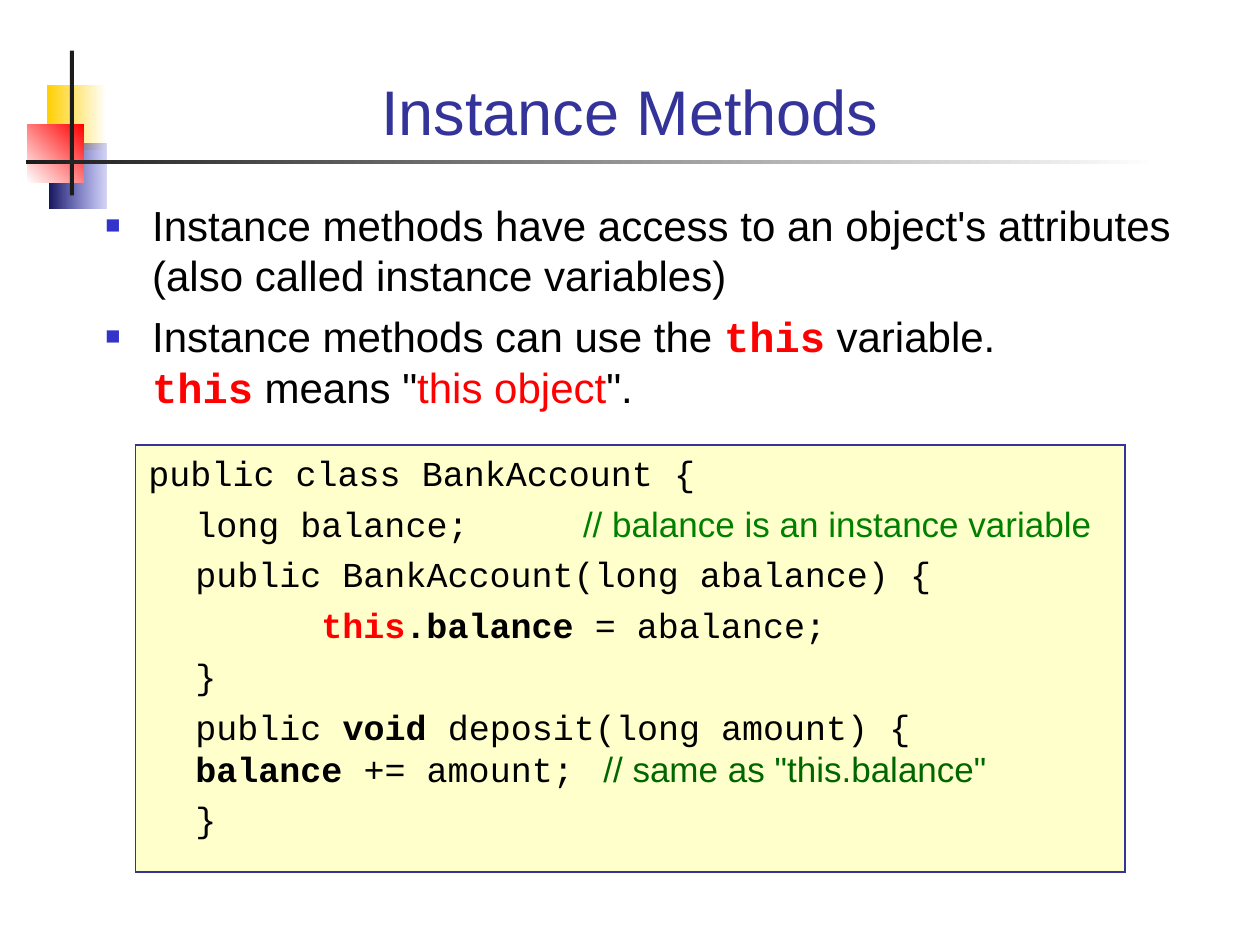
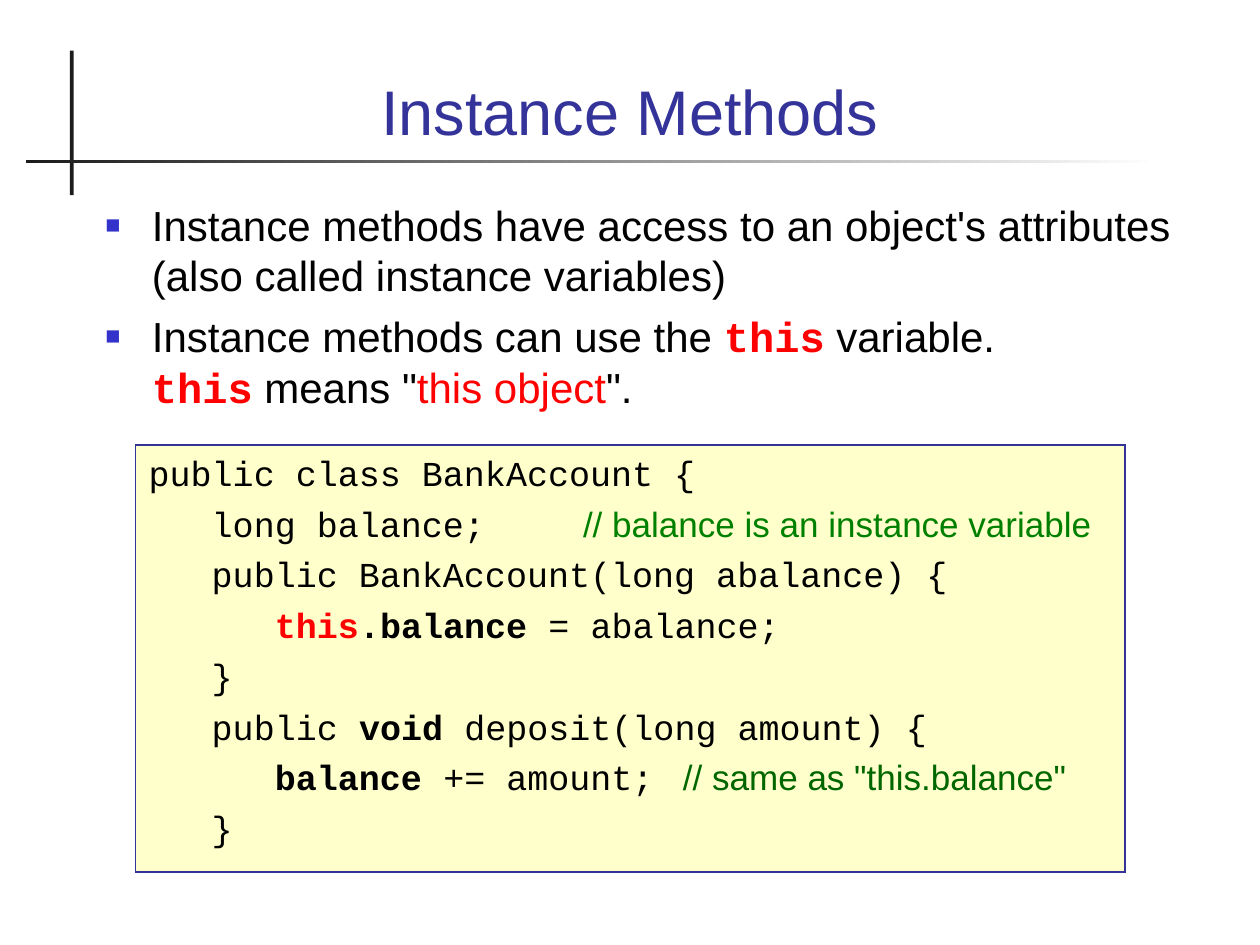
Before and after one commit to skeoop/skeoop.github.io, a slide deck: slide 9 of java-basics/12-Methods.ppt (slide 11 before the commit). Drawn at 1260x945 pixels with LibreOffice and Linux fonts; fonts in the diff are those of the drawing. Boxes give left, top, right and bottom in pixels: in the first picture for what was removed or moved away, otherwise in the second. Text is boxed around its words. In the diff, an @@ line names an element or a change of style, - is before the commit and + after.

```diff
--- a/java-basics/12-Methods.ppt
+++ b/java-basics/12-Methods.ppt
@@ rectangle removed at box(47, 84, 106, 150) @@
@@ rectangle removed at box(28, 125, 84, 183) @@
@@ rectangle removed at box(49, 144, 106, 209) @@
@@ text in rectangle at box(212, 715, 1066, 797): text changed @@
-public void deposit(long amount) { balance += amount; // same as "this.balance"
+public void deposit(long amount) {
+balance += amount; // same as "this.balance"
```
Also in this commit, not shown: 19 other slides changed, 2 slides removed, 30 other files.
